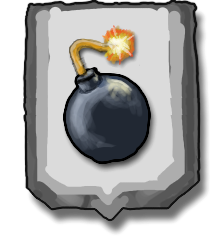
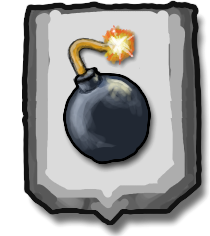
Revision of a layered 210px x 236px image; what changed, layer by layer:
painted on "Paint Layer 3" (1st of 2) over [64, 0, 192, 192]
painted on "Paint Layer 3" (2nd of 2) over [21, 0, 192, 236]
painted on "Paint Layer 1" (1st of 2) over [21, 0, 210, 236]
